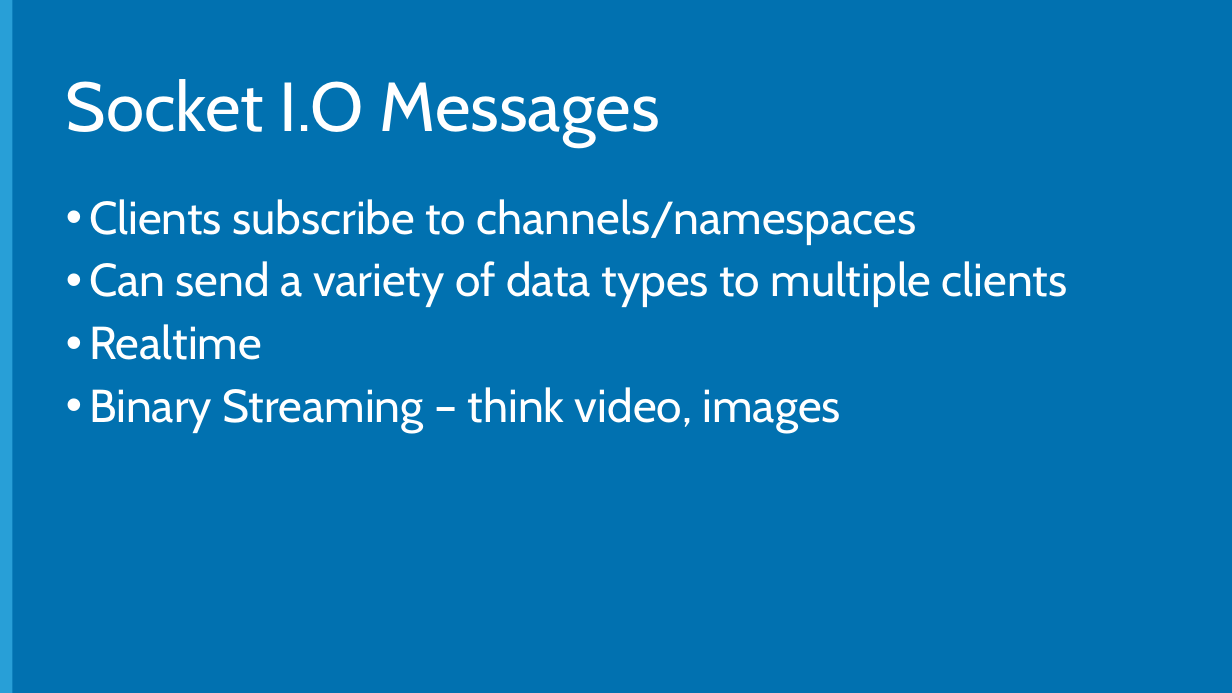
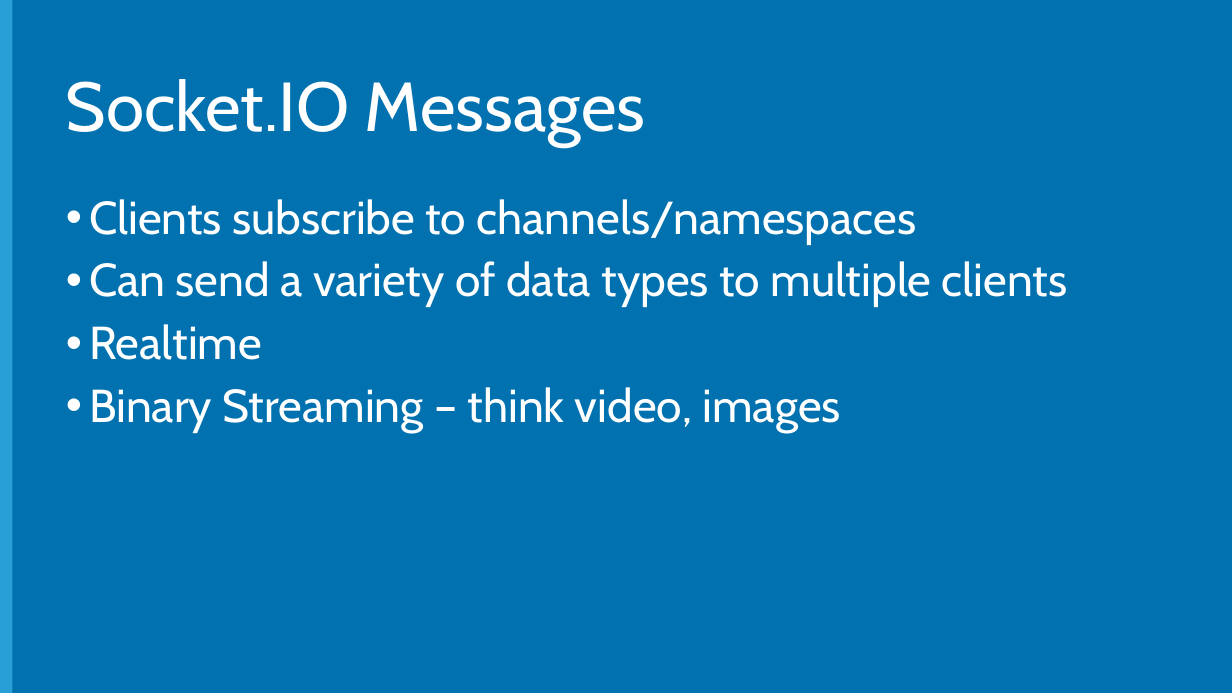
Before and after one commit to Microsoft-Web/NodeCamp, a slide deck: slide 10 of Presentation/ConnectingFrontAndBack/ConnectingFrontAndBack.pptx. Drawn at 1232x693 pixels with LibreOffice and Linux fonts; fonts in the diff are those of the drawing; background and template pictures are left out. Boxes give left, top, right and bottom in pixels: in the first picture for what was removed or moved away, otherwise in the second. Text is boxed around its words. In the diff, an @@ line names an element or a change of style, - is before the commit and + after.

```diff
--- a/Presentation/ConnectingFrontAndBack/ConnectingFrontAndBack.pptx
+++ b/Presentation/ConnectingFrontAndBack/ConnectingFrontAndBack.pptx
@@ title at bbox=[66, 79, 645, 147]: text changed @@
-Socket I.O Messages
+Socket.IO Messages
```
Also in this commit, not shown: 6 other slides changed, 4 other files.
